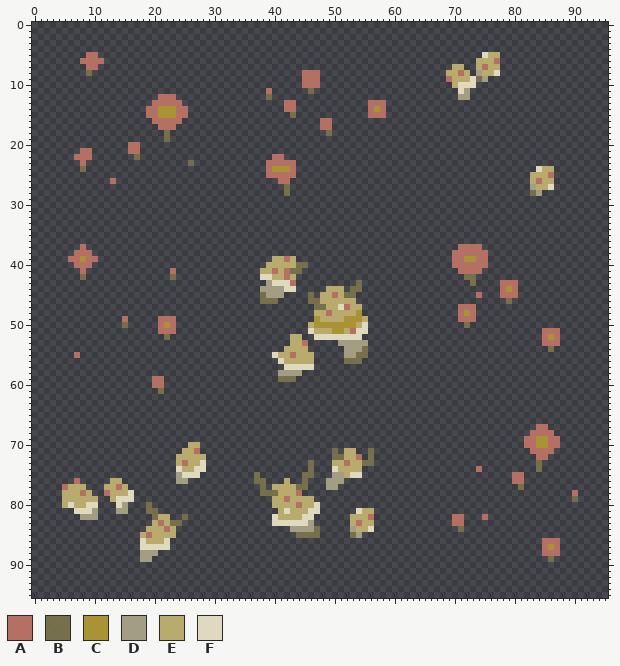
File history of a sprite sheet, Zelda like Cerf/Assets/VAV/VAV_Sprites/ENVIRO/SOL/champignons et fleur.png. This is how it looked before the edit.
The file is 96x96 pixels. Pixels under 10% opacity are left out. Colours within 5 levels of each other are drawn and written as one.
Palette (. is transparent): A #b67064fc  B #77704cfc  C #a99335  D #a39e84fc  E #baac6efc  F #e1dcc0fc
The same view after the edit:
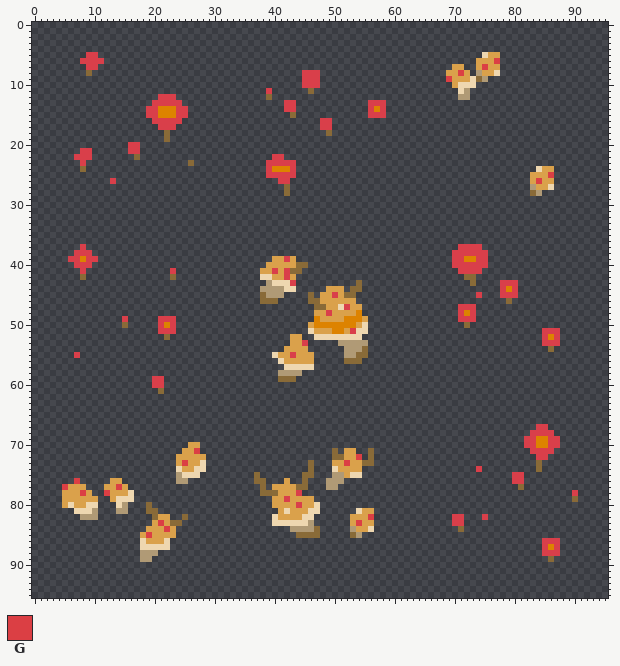
Colours new in this view: G #db3f44
Diff:
Colour A changes from #b67064fc to #db3f4afc.
Colour B changes from #77704cfc to #8a6b38fc.
Colour C changes from #a99335 to #dd8300.
Colour D changes from #a39e84fc to #b19b76fc.
Colour E changes from #baac6efc to #dca24bfc.
Colour F changes from #e1dcc0fc to #f0d9b1fc.
Colour A becomes colour G in row 6 at x 77; in row 7 at x 75; in row 8 at x 71; in row 9 at x 69; in row 25 at x 86; in row 26 at x 84.
Colour A becomes colour G in row 71 at x 27; in row 72 at x 54; in row 73 at x 25 and 52; in row 76 at x 7; in row 77 at x 5 and 14; in row 78 at x 8 and 12.
Colour A becomes colour G in row 82 at x 56; in row 83 at x 21 and 54; in row 84 at x 22; in row 85 at x 19.
